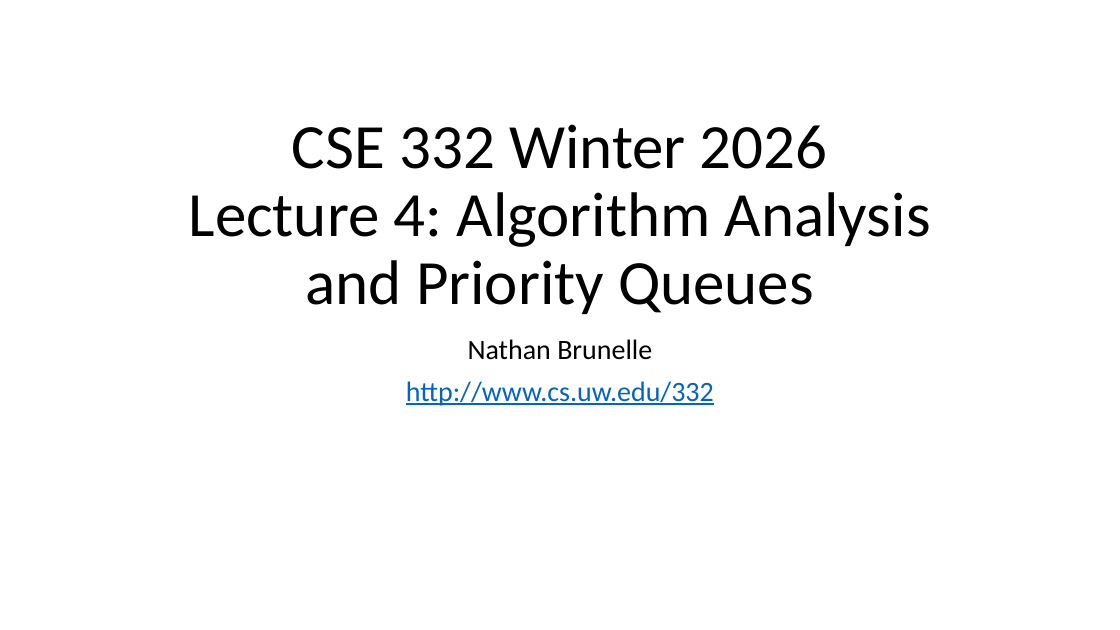
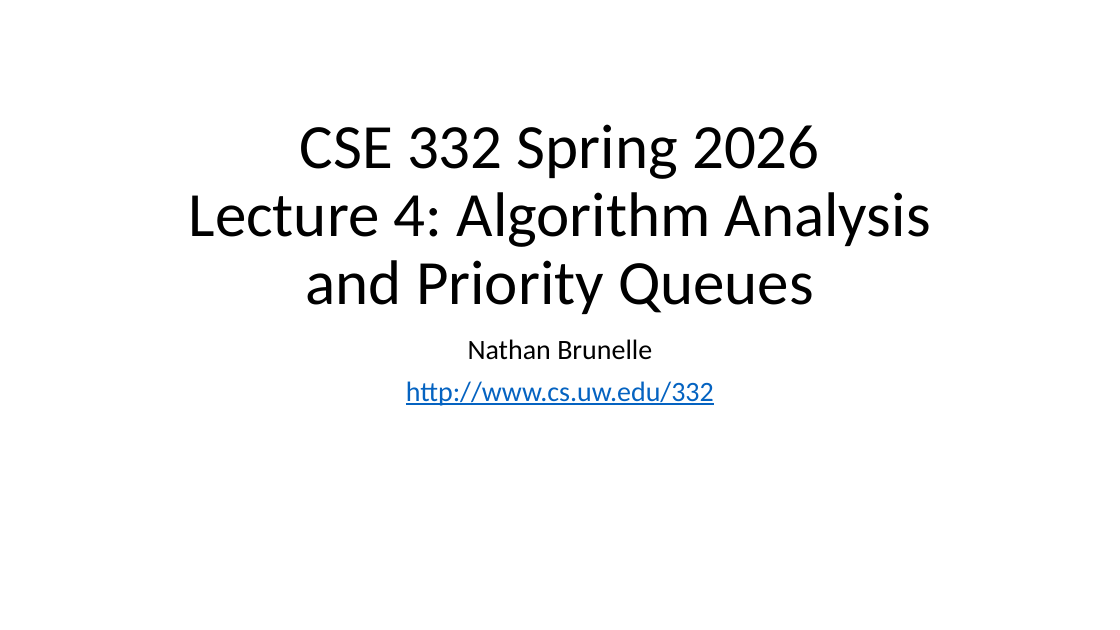
Before and after one commit to natebrunelle/cse332, a slide deck: slide 1 of markdown/files/slides/lecture4_analysis2_pqs.pptx. Drawn at 1120x630 pixels with LibreOffice and Linux fonts; fonts in the diff are those of the drawing. Boxes give left, top, right and bottom in pixels: in the first picture for what was removed or moved away, otherwise in the second. Text is boxed around its words. In the diff, an @@ line names an element or a change of style, - is before the commit and + after.

```diff
--- a/markdown/files/slides/lecture4_analysis2_pqs.pptx
+++ b/markdown/files/slides/lecture4_analysis2_pqs.pptx
@@ title at (189, 124, 931, 314): text changed @@
-CSE 332 Winter 2026
-Lecture 4: Algorithm Analysis and Priority Queues
+CSE 332 Spring 2026
+Lecture 4: Algorithm Analysis and Priority Queues
```
Also in this commit, not shown: 12 other slides changed, 4 slides added, 5 slides removed, 4 other files.
